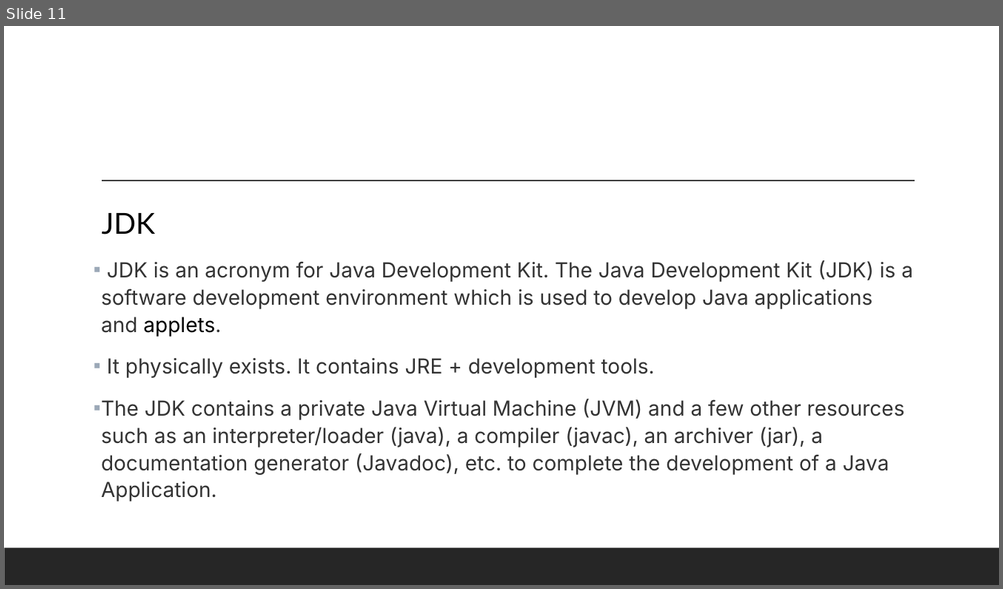
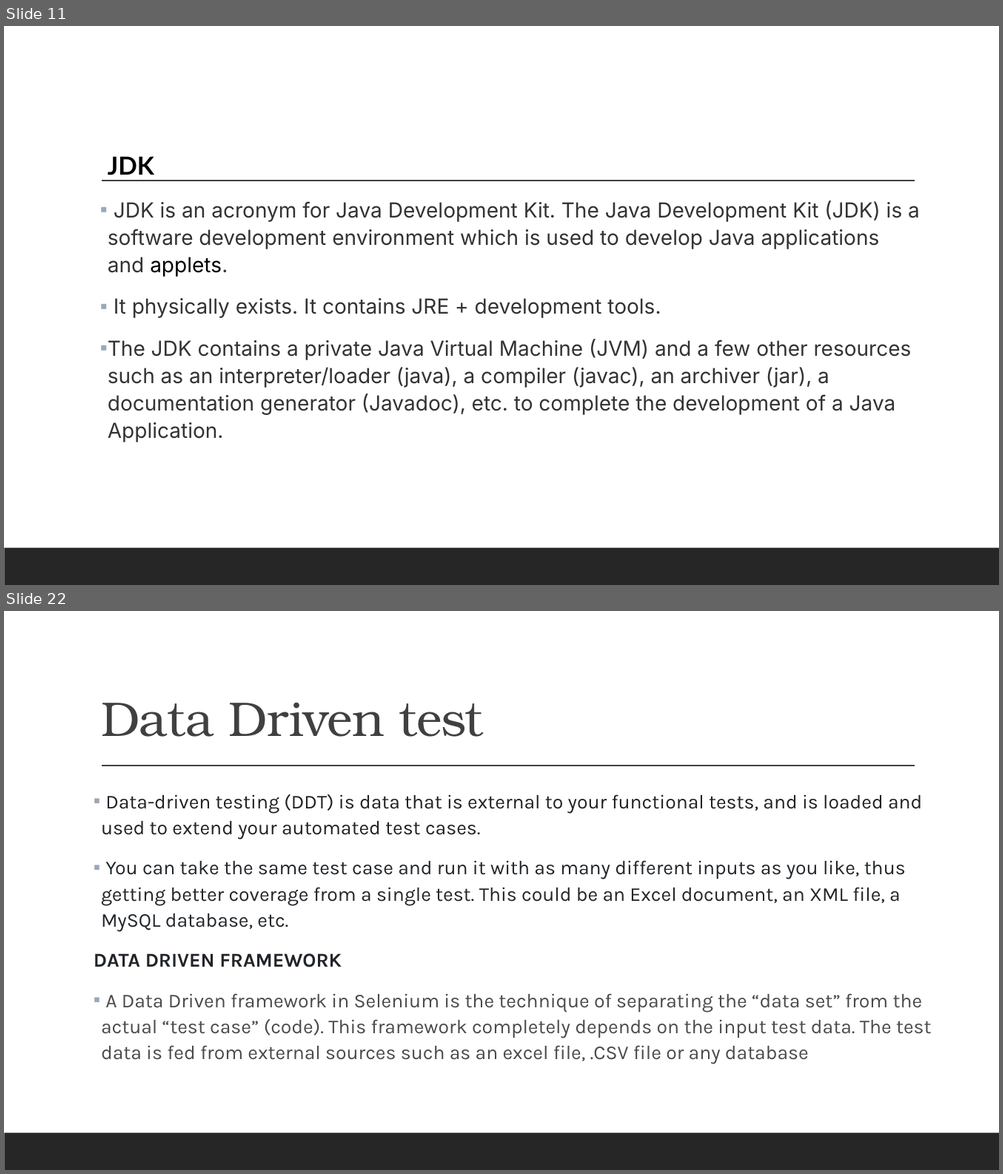
Before and after one commit to aiswaryas97/softwareTestingPresentation, a slide deck: AutomationTesting/AutomationTesting.pptx. Shown one above the other, each under a label of ours: slide 11 before the commit, slides 11 and 22 after it; the slides between them are not shown. The pictures are 1003x589 and 1003x1174 pixels, drawn with LibreOffice and Linux fonts; fonts in the diff are those of the drawing. Boxes give left, top, right and bottom in pixels: in the first picture for what was removed or moved away, otherwise in the second. Text is boxed around its words. In the diff, an @@ line names an element or a change of style, - is before the commit and + after.

```diff
--- a/AutomationTesting/AutomationTesting.pptx
+++ b/AutomationTesting/AutomationTesting.pptx
@@ slide 22 added at box(4, 611, 999, 1170), background #FFFFFF; not listed: 2 template elements that a slide beside it also shows @@
@@ title added at box(101, 702, 484, 737), 47 pt, text #404040 @@
+Data Driven test
@@ text added at box(94, 795, 931, 1065), 19 pt, text #4A4A4A @@
+▪ Data-driven testing (DDT) is data that is external to your functional tests, and is loaded and used to extend your automated test cases.
+▪ You can take the same test case and run it with as many different inputs as you like, thus getting better coverage from a single test. This could be an Excel document, an XML file, a MySQL database, etc.
+DATA DRIVEN FRAMEWORK
+▪ A Data Driven framework in Selenium is the technique of separating the “data set” from the actual “test case” (code). This framework completely depends on the input test data. The test data is fed from external sources such as an excel file, .CSV file or any database
@@ slide 11 changed as well @@
@@ text "JDK": place and size @@
-text "JDK" at box(101, 213, 913, 502)
+text "JDK" at box(108, 156, 919, 443)
@@ text at box(108, 156, 154, 175): size 28 to 24 pt, bold on in "JDK" @@
```
Also in this commit, not shown: 2 other slides changed, 16 other slides added.
